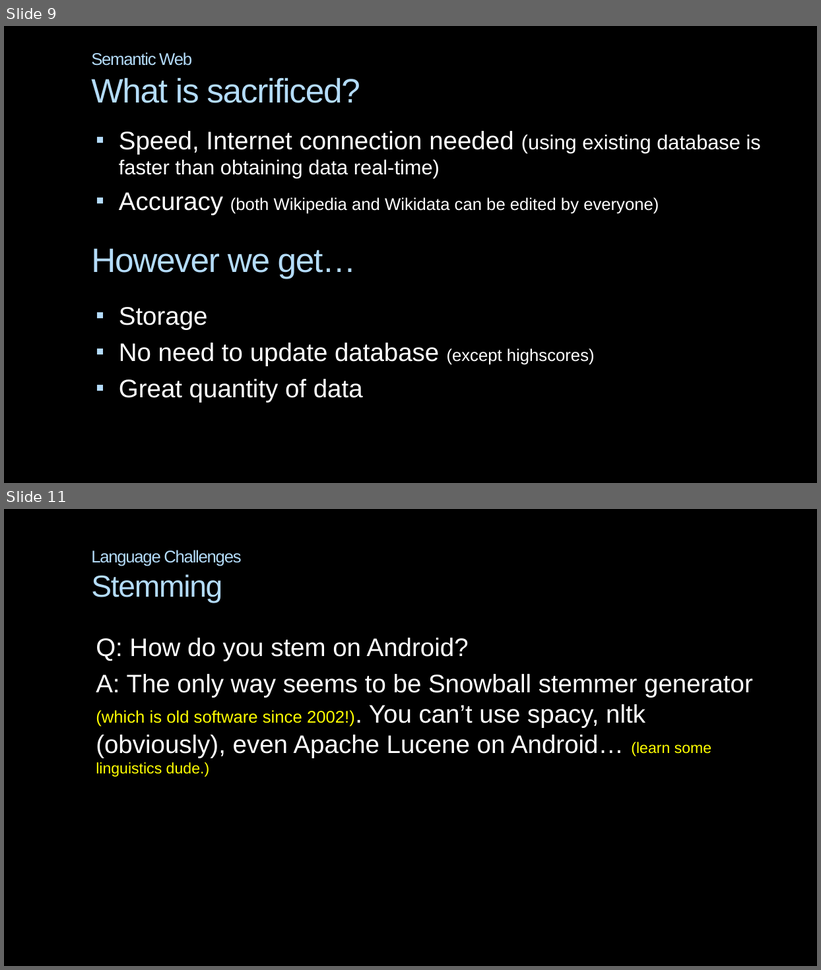
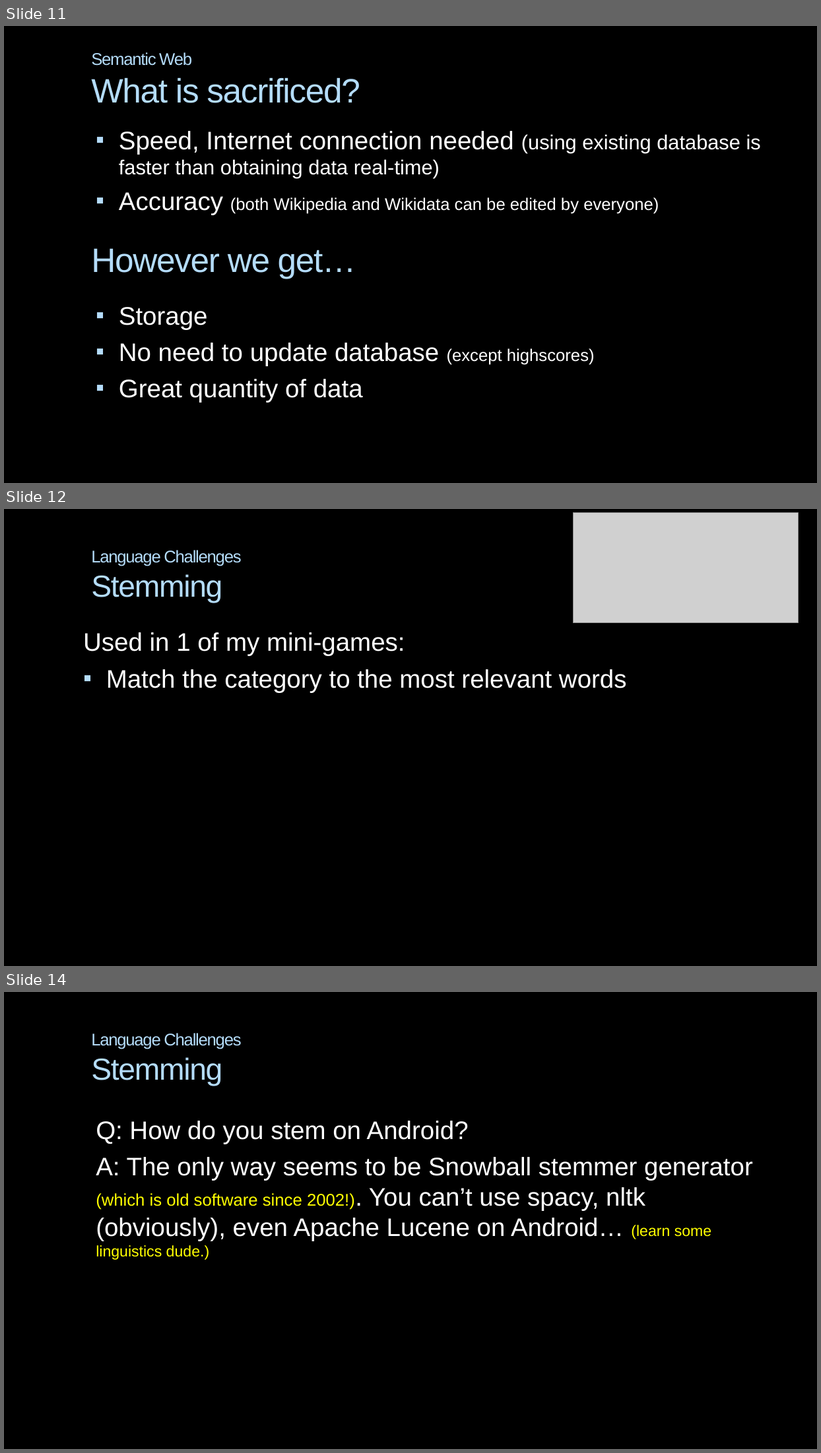
Before and after one commit to AlexanderPoone/tempusespatium, a slide deck: shitty_ppt.pptx. Shown one above the other, each under a label of ours: slides 9 and 11 before the commit, slides 11, 12 and 14 after it; the slides between them are not shown. The pictures are 821x970 and 821x1453 pixels, drawn with LibreOffice and Linux fonts; fonts in the diff are those of the drawing; grey boxes stand for pictures; background and template pictures are left out. Boxes give left, top, right and bottom in pixels: in the first picture for what was removed or moved away, otherwise in the second. Text is boxed around its words. In the diff, an @@ line names an element or a change of style, - is before the commit and + after.

```diff
--- a/shitty_ppt.pptx
+++ b/shitty_ppt.pptx
@@ slide 12 added at (4,509,817,966), background picture (left out) @@
@@ picture added at (573,513,798,623) @@
@@ title added at (91,550,241,603), 20 pt, text #B4DCFA @@
+Language Challenges
+Stemming
@@ text added at (83,632,627,692), 30 pt, text #FFFFFF @@
+Used in 1 of my mini-games:
+▪ Match the category to the most relevant words
@@ what was slide 9 is now slide 11 @@
@@ what was slide 11 is now slide 14 @@
```
Also in this commit, not shown: 2 slides changed, 2 other slides added, 8 other files.
